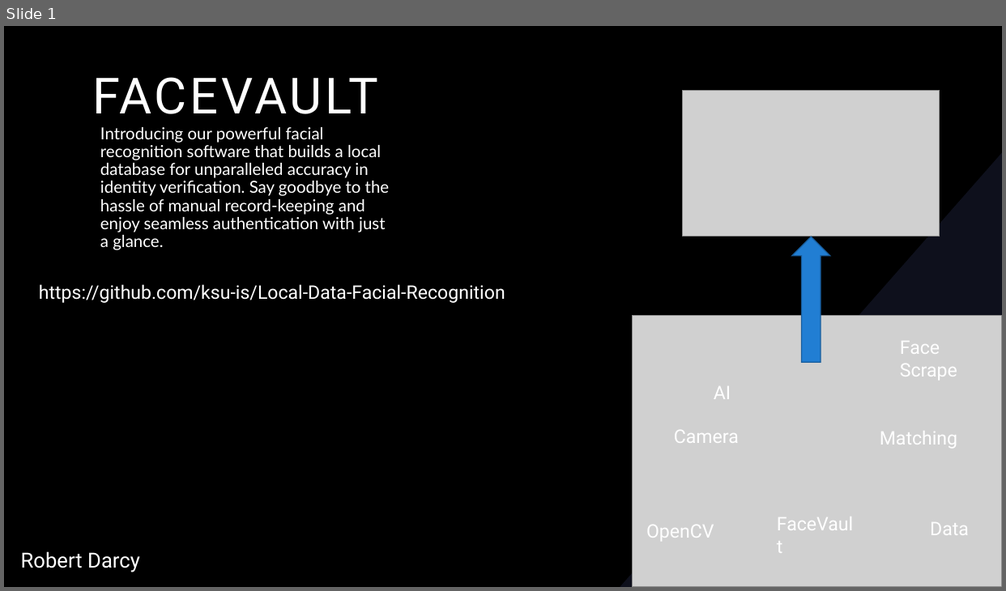
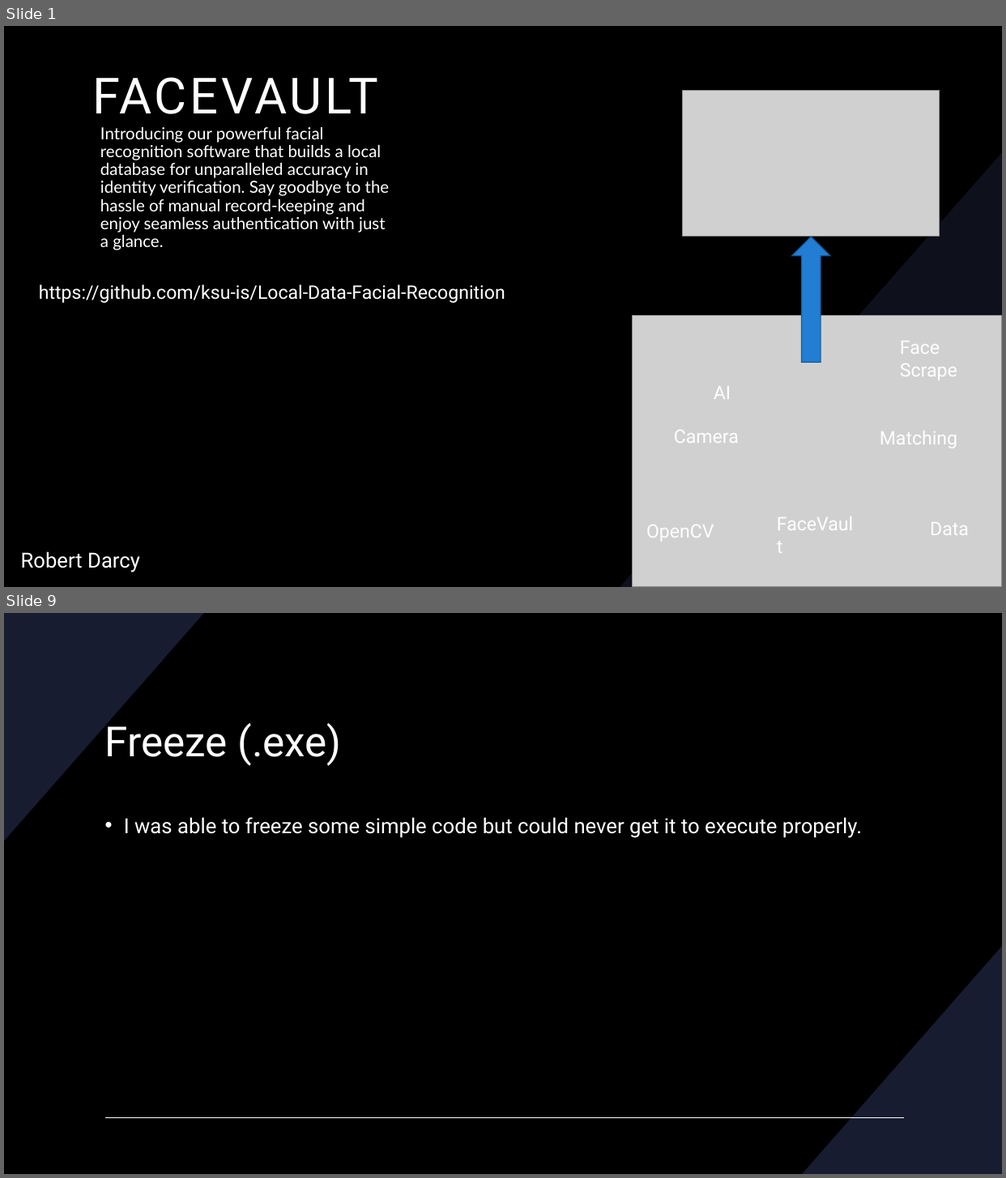
Before and after one commit to ksu-is/Local-Data-Facial-Recognition, a slide deck: FaceVault.pptx. Shown one above the other, each under a label of ours: slide 1 before the commit, slides 1 and 9 after it; the slides between them are not shown. The pictures are 1006x591 and 1006x1178 pixels, drawn with LibreOffice and Linux fonts; fonts in the diff are those of the drawing; grey boxes stand for pictures; background and template pictures are left out. Boxes give left, top, right and bottom in pixels: in the first picture for what was removed or moved away, otherwise in the second. Text is boxed around its words. In the diff, an @@ line names an element or a change of style, - is before the commit and + after.

```diff
--- a/FaceVault.pptx
+++ b/FaceVault.pptx
@@ slide 9 added at (4,613,1002,1174), background #000000 @@
@@ freeform shape added at (4,613,204,841), fill #181C30 @@
@@ title added at (105,718,342,766), 40 pt, text #FFFFFF @@
+Freeze (.exe)
@@ text added at (124,817,862,838), 20 pt, text #FFFFFF @@
+• I was able to freeze some simple code but could never get it to execute properly.
@@ freeform shape added at (802,946,1002,1174), fill #181C30 @@
@@ line added from (105, 1118) to (904, 1118), #FFFFFF 1 pt @@
```
Also in this commit, not shown: 8 other slides added.
